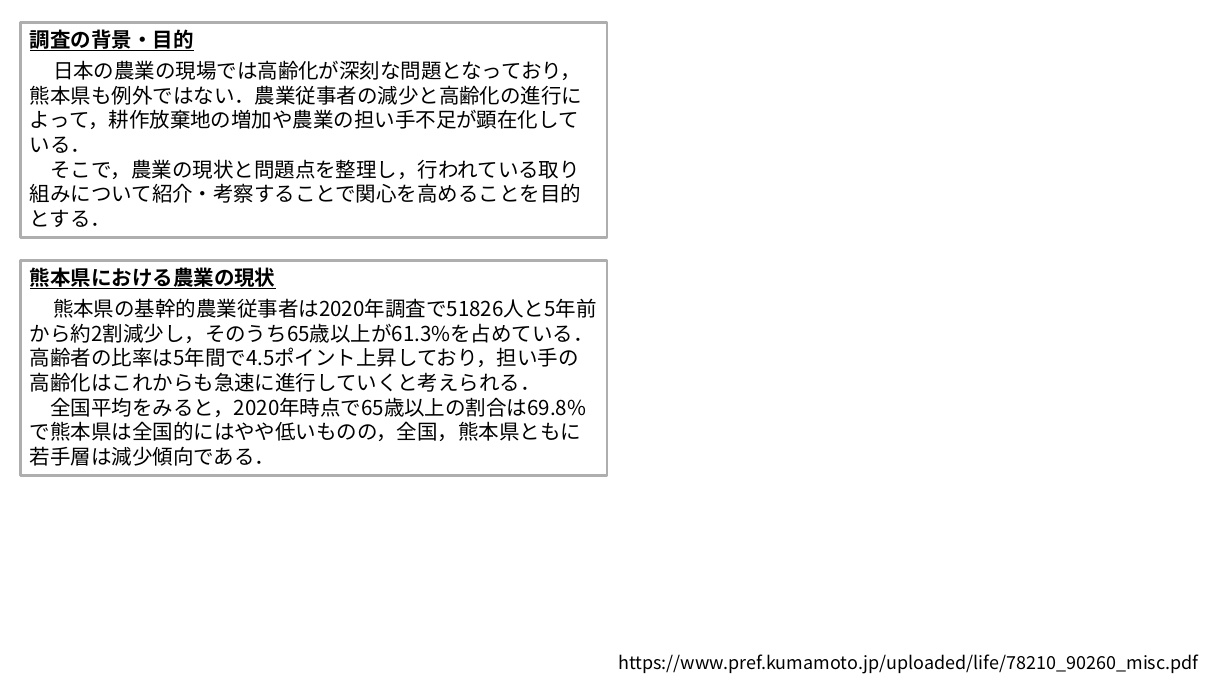
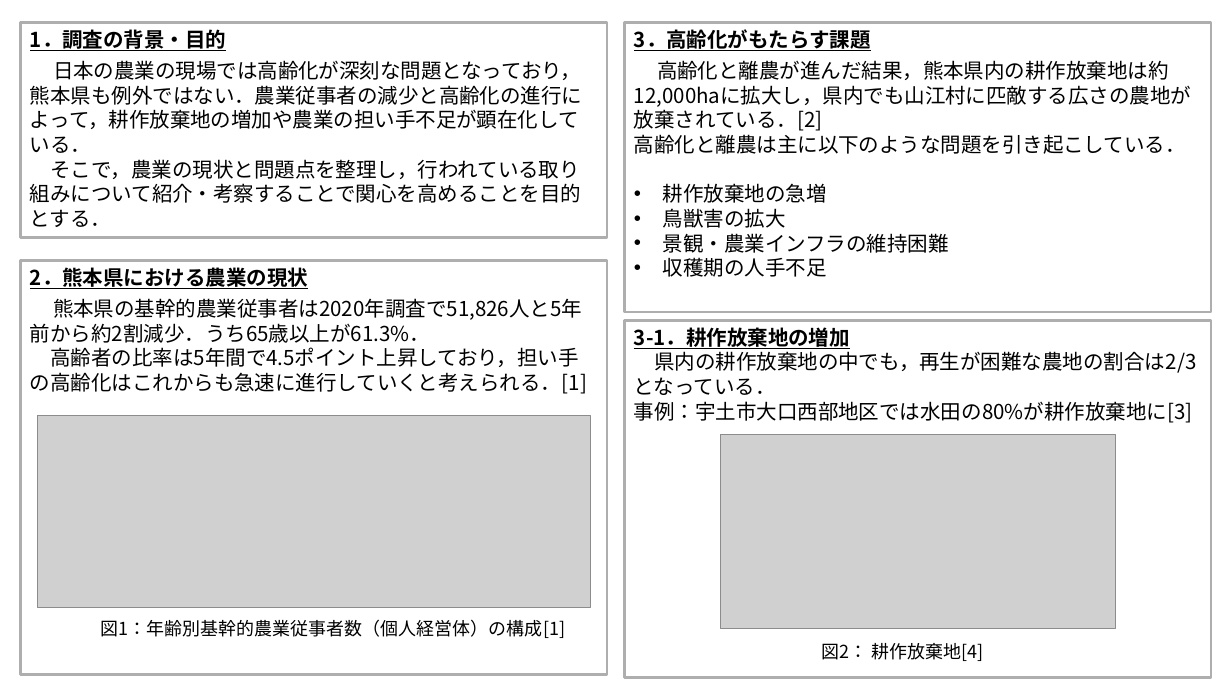
Before and after one commit to MtqRon/AE1st, a slide deck: slide 2 of corp_soci/企業化と社会.pptx. Drawn at 1232x693 pixels with LibreOffice and Linux fonts; fonts in the diff are those of the drawing; grey boxes stand for pictures. Boxes give left, top, right and bottom in pixels: in the first picture for what was removed or moved away, otherwise in the second. Text is boxed around its words. In the diff, an @@ line names an element or a change of style, - is before the commit and + after.

```diff
--- a/corp_soci/企業化と社会.pptx
+++ b/corp_soci/企業化と社会.pptx
@@ text at (30,29,226,51): text changed @@
-調査の背景・目的
+1．調査の背景・目的
@@ rectangle added at (625,23,1211,312), outline #AEAEAE 2.25 pt, 16 pt, text #000000 @@
+高齢化と離農が進んだ結果，熊本県内の耕作放棄地は約12,000haに拡大し，県内でも山江村に匹敵する広さの農地が放棄されている．[2]
+高齢化と離農は主に以下のような問題を引き起こしている．
+• 耕作放棄地の急増
+• 鳥獣害の拡大
+• 景観・農業インフラの維持困難
+• 収穫期の人手不足
@@ text added at (634,29,871,51), 16 pt, text #000000, bold, underline @@
+3．高齢化がもたらす課題
@@ rectangle "熊本県の基幹的農業従事者は2020年調査で51,826人と5年前から約2割減少．うち65歳以上が61.3%．": place and size @@
-rectangle "熊本県の基幹的農業従事者は2020年調査で51,826人と5年前から約2割減少．うち65歳以上が61.3%．" at (21,261,607,475)
+rectangle "熊本県の基幹的農業従事者は2020年調査で51,826人と5年前から約2割減少．うち65歳以上が61.3%．" at (21,261,607,675)
@@ text at (30,267,308,289): text changed @@
-熊本県における農業の現状
+2．熊本県における農業の現状
@@ text in rectangle at (30,298,587,394): text changed @@
-熊本県の基幹的農業従事者は2020年調査で51826人と5年前から約2割減少し，そのうち65歳以上が61.3%を占めている．高齢者の比率は5年間で4.5ポイント上昇しており，担い手の高齢化はこれからも急速に進行していくと考えられる．
-全国平均をみると，2020年時点で65歳以上の割合は69.8%で熊本県は全国的にはやや低いものの，全国，熊本県ともに若手層は減少傾向である．
+熊本県の基幹的農業従事者は2020年調査で51,826人と5年前から約2割減少．うち65歳以上が61.3%．
+高齢者の比率は5年間で4.5ポイント上昇しており，担い手の高齢化はこれからも急速に進行していくと考えられる．[1]
@@ rectangle added at (625,321,1211,678), outline #AEAEAE 2.25 pt, 16 pt, text #000000 @@
+県内の耕作放棄地の中でも，再生が困難な農地の割合は2/3となっている．
+事例：宇土市大口西部地区では水田の80%が耕作放棄地に[3]
@@ text added at (634,327,850,349), 16 pt, text #000000, bold, underline @@
+3-1．耕作放棄地の増加
@@ picture added at (38,416,591,608) @@
@@ picture added at (721,435,1116,629) @@
@@ text added at (101,619,566,638), 14 pt, text #000000 @@
+図1：年齢別基幹的農業従事者数（個人経営体）の構成[1]
@@ text removed at (618,654,1199,674) @@
-https://www.pref.kumamoto.jp/uploaded/life/78210_90260_misc.pdf
@@ text added at (821,643,983,661), 14 pt, text #000000 @@
+図2： 耕作放棄地[4]
```
Also in this commit, not shown: 5 slides added, 1 other file.
